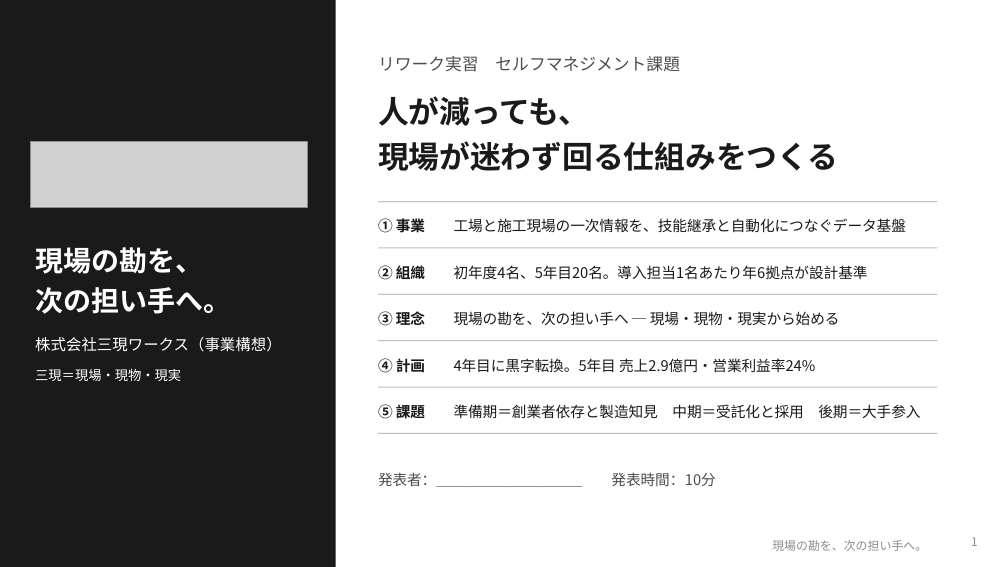
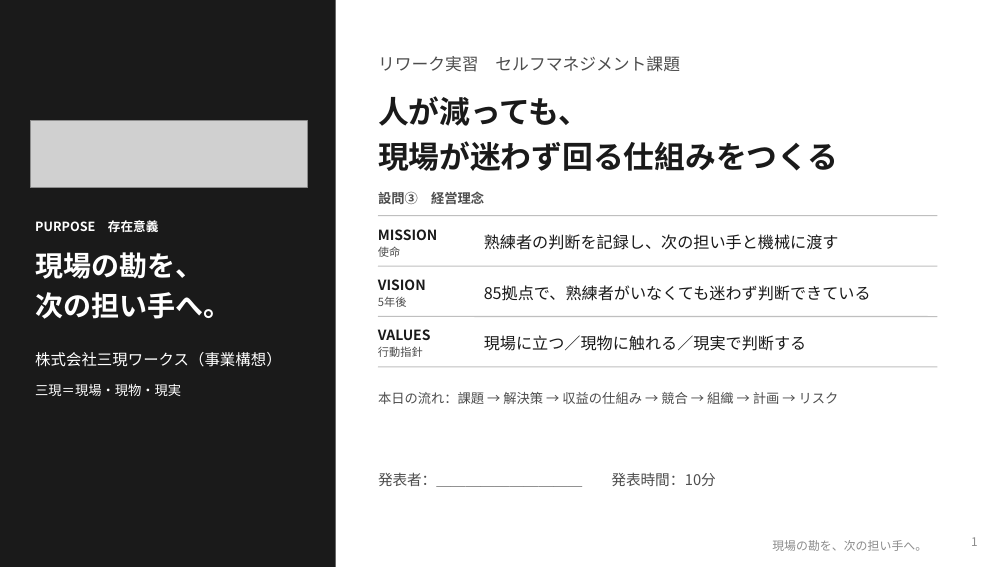
Before and after one commit to SEITOSHIKI/-ai-commute-audio-, a slide deck: slide 1 of deck/セルフマネジメント課題_事業構想プレゼン.pptx. Drawn at 1008x567 pixels with LibreOffice and Linux fonts; fonts in the diff are those of the drawing; grey boxes stand for pictures; background and template pictures are left out. Boxes give left, top, right and bottom in pixels: in the first picture for what was removed or moved away, otherwise in the second. Text is boxed around its words. In the diff, an @@ line names an element or a change of style, - is before the commit and + after.

```diff
--- a/deck/セルフマネジメント課題_事業構想プレゼン.pptx
+++ b/deck/セルフマネジメント課題_事業構想プレゼン.pptx
@@ picture: place and size @@
-picture at bbox=[30, 141, 307, 208]
+picture at bbox=[30, 121, 307, 187]
@@ text at bbox=[378, 192, 484, 204]: text changed; size 10.5 to 9.5 pt; text colour #1A1A1A to #4D4D4D @@
-③ 理念
+設問③ 経営理念
@@ text "設問③ 経営理念" at bbox=[378, 192, 484, 204]: vertical alignment middle to top @@
@@ text added at bbox=[35, 220, 158, 232], 9 pt, text #FFFFFF, bold @@
+PURPOSE 存在意義
@@ 2 texts, 1 line: place and size @@
-2 texts, 1 line at bbox=[35, 202, 937, 381]
+2 texts, 1 line at bbox=[35, 216, 937, 396]
@@ text removed at bbox=[378, 217, 425, 236] @@
-① 事業
@@ text added at bbox=[378, 229, 437, 257], 10 pt, text #1A1A1A, bold @@
+MISSION
+使命
@@ text removed at bbox=[454, 218, 906, 232] @@
-工場と施工現場の一次情報を、技能継承と自動化につなぐデータ基盤
@@ text added at bbox=[484, 234, 839, 250], 11.5 pt, text #1A1A1A @@
+熟練者の判断を記録し、次の担い手と機械に渡す
@@ text "現場の勘を、": place and size @@
-text "現場の勘を、" at bbox=[35, 247, 231, 314]
+text "現場の勘を、" at bbox=[35, 252, 231, 319]
@@ line moved from (378, 248) - (937, 248) to (378, 266) - (937, 266) @@
@@ text removed at bbox=[378, 263, 425, 282] @@
-② 組織
@@ text removed at bbox=[454, 265, 868, 280] @@
-初年度4名、5年目20名。導入担当1名あたり年6拠点が設計基準
@@ text added at bbox=[378, 279, 426, 307], 10 pt, text #1A1A1A, bold @@
+VISION
+5年後
@@ text added at bbox=[484, 285, 871, 301], 11.5 pt, text #1A1A1A @@
+85拠点で、熟練者がいなくても迷わず判断できている
@@ line moved from (378, 294) - (937, 294) to (378, 317) - (937, 317) @@
@@ text added at bbox=[378, 329, 431, 357], 10 pt, text #1A1A1A, bold @@
+VALUES
+行動指針
@@ line removed from (378, 341) to (937, 341) @@
@@ text removed at bbox=[378, 358, 425, 373] @@
-④ 計画
@@ text removed at bbox=[454, 358, 815, 372] @@
-4年目に黒字転換。5年目 売上2.9億円・営業利益率24%
@@ text at bbox=[484, 335, 806, 351]: text changed; size 10.5 to 11.5 pt @@
-現場の勘を、次の担い手へ ─ 現場・現物・現実から始める
+現場に立つ／現物に触れる／現実で判断する
@@ line moved from (378, 387) - (937, 387) to (378, 367) - (937, 367) @@
@@ text removed at bbox=[378, 402, 425, 421] @@
-⑤ 課題
@@ text added at bbox=[378, 392, 839, 404], 9.5 pt, text #4D4D4D @@
+本日の流れ：課題 → 解決策 → 収益の仕組み → 競合 → 組織 → 計画 → リスク
@@ text removed at bbox=[454, 404, 920, 419] @@
-準備期＝創業者依存と製造知見 中期＝受託化と採用 後期＝大手参入
@@ line removed from (378, 433) to (937, 433) @@
```
Also in this commit, not shown: 5 other slides changed, 1 slide added, 1 slide removed, 4 other files.
